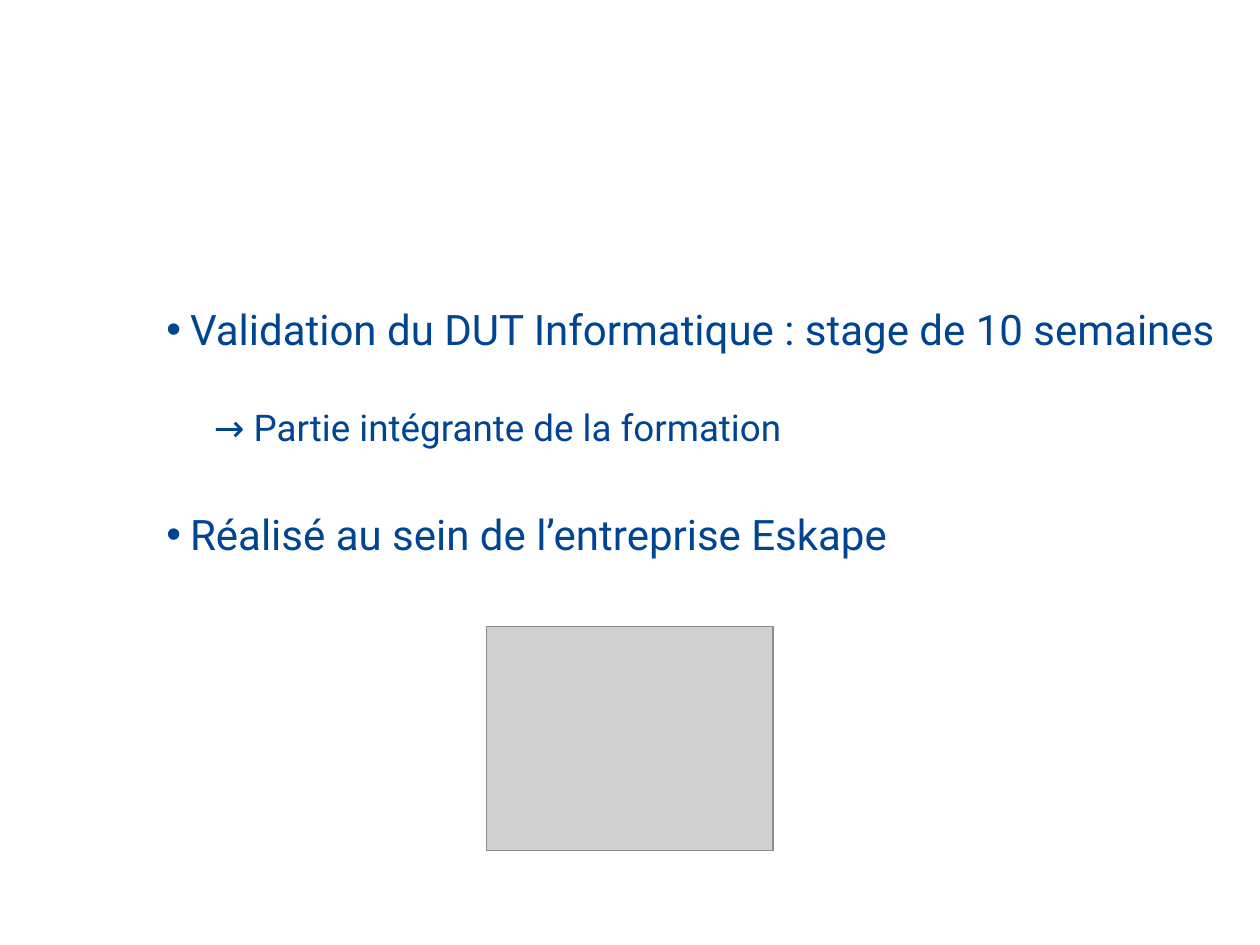
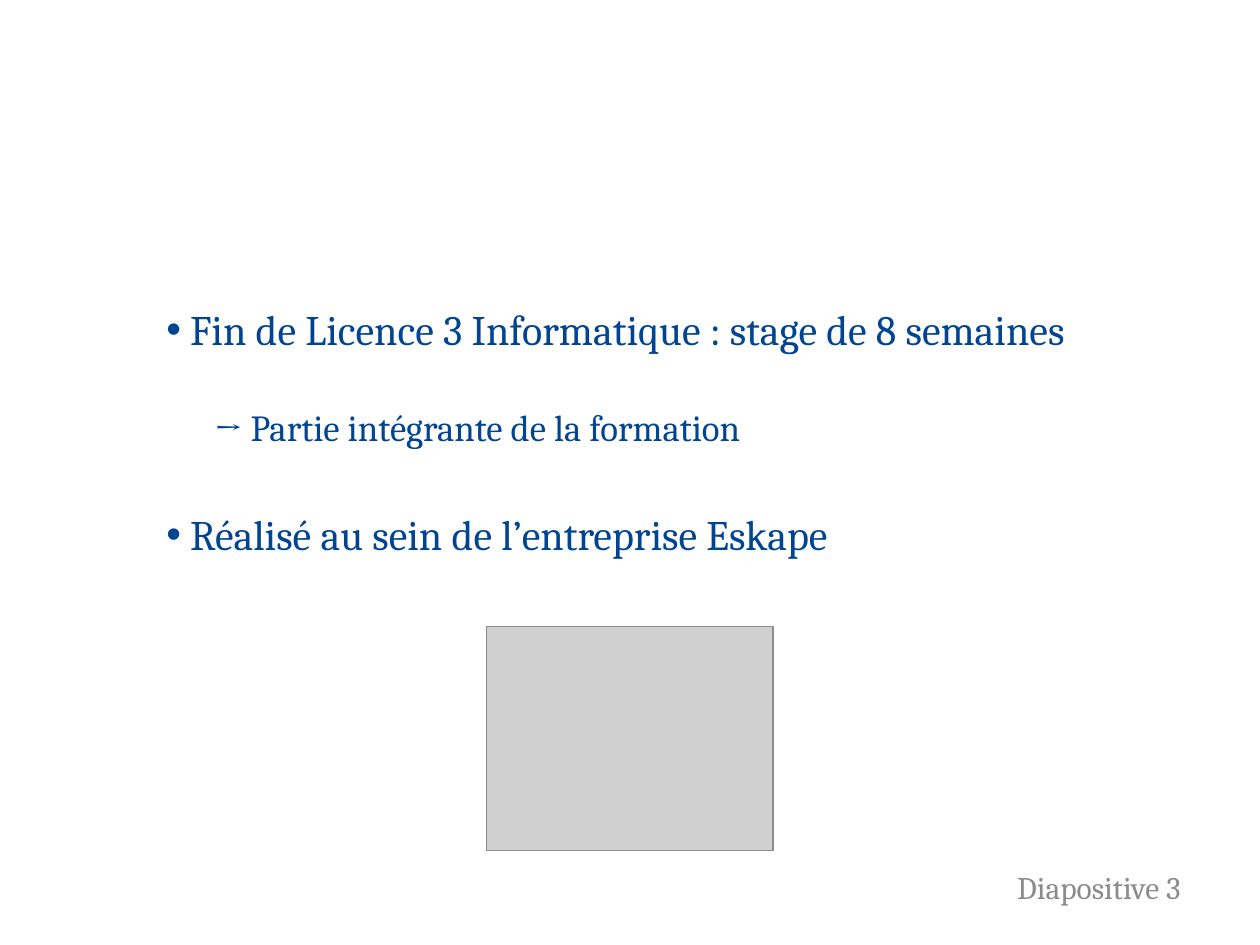
Before and after one commit to FlorentALAPETITE/Rapport_Stage_2017, a slide deck: slide 3 of Soutenance_Stage.pptx. Drawn at 1260x945 pixels with LibreOffice and Linux fonts; fonts in the diff are those of the drawing; grey boxes stand for pictures; background and template pictures are left out. Boxes give left, top, right and bottom in pixels: in the first picture for what was removed or moved away, otherwise in the second. Text is boxed around its words. In the diff, an @@ line names an element or a change of style, - is before the commit and + after.

```diff
--- a/Soutenance_Stage.pptx
+++ b/Soutenance_Stage.pptx
@@ text at [190, 315, 1065, 355]: text changed; font Roboto to Cambria @@
-• Validation du DUT Informatique : stage de 10 semaines
+• Fin de Licence 3 Informatique : stage de 8 semaines
@@ text at [190, 415, 827, 559]: font Roboto to Cambria in "→ Partie intégrante de la formation", "Réalisé au sein de l’entreprise Eskape" @@
@@ page number added at [1017, 878, 1181, 906], 18 pt, text #8C8C8C @@
+Diapositive 3
```
Also in this commit, not shown: 25 other slides changed, 9 slides added, 10 slides removed, 3 other files.
